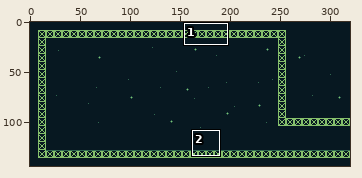
Two versions of one pixel-art file, assets/backgrounds/area00-07.aseprite. The first picture is a wide view before the edit; the outline marks the close-up.
Close-up. As it was:
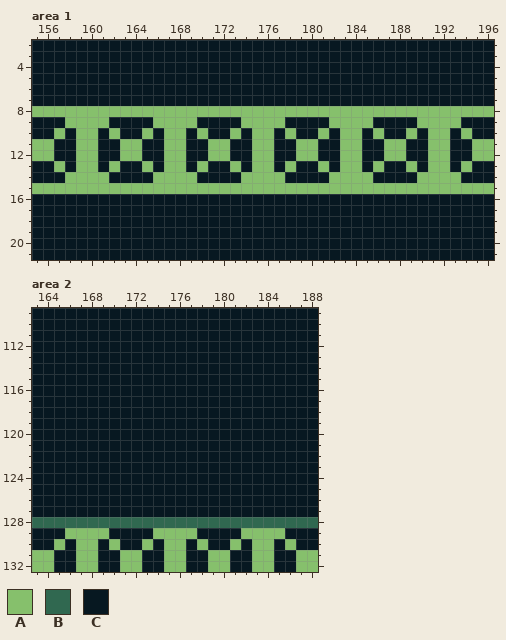
320x144 pixels, 1 frame. Shown: area 1: x 155..196, y 2..21; area 2: x 163..188, y 109..132. The commit also changed other parts of the picture, which this record leaves out.
Visible layers, top first: "platforms", "starz", "bkg".
Palette (. is transparent): A #86c06c  B #306850  C #071821
Pixels before, area 1, first column x 155:
 2 CCCCCCCCCCCCCCCCCCCCCCCCCCCCCCCCCCCCCCCCCC
 3 CCCCCCCCCCCCCCCCCCCCCCCCCCCCCCCCCCCCCCCCCC
 4 CCCCCCCCCCCCCCCCCCCCCCCCCCCCCCCCCCCCCCCCCC
 5 CCCCCCCCCCCCCCCCCCCCCCCCCCCCCCCCCCCCCCCCCC
 6 CCCCCCCCCCCCCCCCCCCCCCCCCCCCCCCCCCCCCCCCCC
 7 CCCCCCCCCCCCCCCCCCCCCCCCCCCCCCCCCCCCCCCCCC
 8 AAAAAAAAAAAAAAAAAAAAAAAAAAAAAAAAAAAAAAAAAA
 9 CCCAAAACCCCAAAACCCCAAAACCCCAAAACCCCAAAACCC
10 CCACAACACCACAACACCACAACACCACAACACCACAACACC
11 AACCAACCAACCAACCAACCAACCAACCAACCAACCAACCAA
12 AACCAACCAACCAACCAACCAACCAACCAACCAACCAACCAA
13 CCACAACACCACAACACCACAACACCACAACACCACAACACC
14 CCCAAAACCCCAAAACCCCAAAACCCCAAAACCCCAAAACCC
15 AAAAAAAAAAAAAAAAAAAAAAAAAAAAAAAAAAAAAAAAAA
16 CCCCCCCCCCCCCCCCCCCCCCCCCCCCCCCCCCCCCCCCCC
17 CCCCCCCCCCCCCCCCCCCCCCCCCCCCCCCCCCCCCCCCCC
18 CCCCCCCCCCCCCCCCCCCCCCCCCCCCCCCCCCCCCCCCCC
19 CCCCCCCCCCCCCCCCCCCCCCCCCCCCCCCCCCCCCCCCCC
20 CCCCCCCCCCCCCCCCCCCCCCCCCCCCCCCCCCCCCCCCCC
21 CCCCCCCCCCCCCCCCCCCCCCCCCCCCCCCCCCCCCCCCCC
Pixels before, area 2, first column x 163:
109 CCCCCCCCCCCCCCCCCCCCCCCCCC
110 CCCCCCCCCCCCCCCCCCCCCCCCCC
111 CCCCCCCCCCCCCCCCCCCCCCCCCC
112 CCCCCCCCCCCCCCCCCCCCCCCCCC
113 CCCCCCCCCCCCCCCCCCCCCCCCCC
114 CCCCCCCCCCCCCCCCCCCCCCCCCC
115 CCCCCCCCCCCCCCCCCCCCCCCCCC
116 CCCCCCCCCCCCCCCCCCCCCCCCCC
117 CCCCCCCCCCCCCCCCCCCCCCCCCC
118 CCCCCCCCCCCCCCCCCCCCCCCCCC
119 CCCCCCCCCCCCCCCCCCCCCCCCCC
120 CCCCCCCCCCCCCCCCCCCCCCCCCC
121 CCCCCCCCCCCCCCCCCCCCCCCCCC
122 CCCCCCCCCCCCCCCCCCCCCCCCCC
123 CCCCCCCCCCCCCCCCCCCCCCCCCC
124 CCCCCCCCCCCCCCCCCCCCCCCCCC
125 CCCCCCCCCCCCCCCCCCCCCCCCCC
126 CCCCCCCCCCCCCCCCCCCCCCCCCC
127 CCCCCCCCCCCCCCCCCCCCCCCCCC
128 BBBBBBBBBBBBBBBBBBBBBBBBBB
129 CCCAAAACCCCAAAACCCCAAAACCC
130 CCACAACACCACAACACCACAACACC
131 AACCAACCAACCAACCAACCAACCAA
132 AACCAACCAACCAACCAACCAACCAA
After:
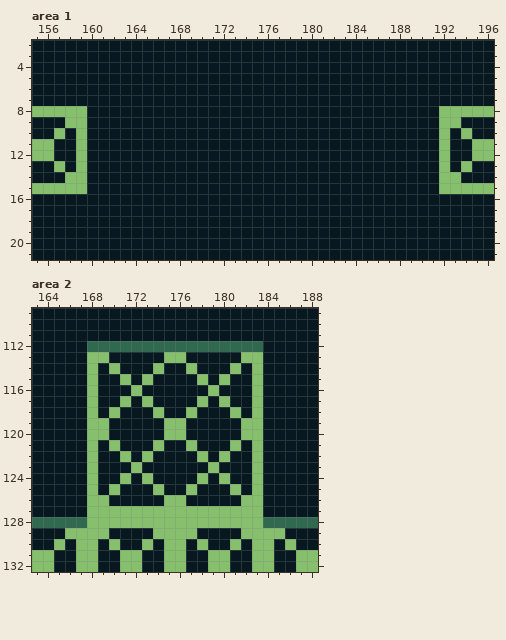
What changed:
Area 1, layer "platforms":
y 8: x 160..191 AAAAAAAAAAAAAAAAAAAAAAAAAAAAAAAA -> CCCCCCCCCCCCCCCCCCCCCCCCCCCCCCCC
y 9: x 160..161 AA -> CC; x 166..169 AAAA -> CCCC; x 174..177 AAAA -> CCCC; x 182..185 AAAA -> CCCC; x 190..191 AA -> CC
y 10: x 160 A -> C; x 162 A -> C; x 165 A -> C; x 167..168 AA -> CC; x 170 A -> C; x 173 A -> C; x 175..176 AA -> CC; x 178 A -> C; x 181 A -> C; x 183..184 AA -> CC; x 186 A -> C; x 189 A -> C; x 191 A -> C
y 11..12: x 160 A -> C; x 163..164 AA -> CC; x 167..168 AA -> CC; x 171..172 AA -> CC; x 175..176 AA -> CC; x 179..180 AA -> CC; x 183..184 AA -> CC; x 187..188 AA -> CC; x 191 A -> C
y 13: x 160 A -> C; x 162 A -> C; x 165 A -> C; x 167..168 AA -> CC; x 170 A -> C; x 173 A -> C; x 175..176 AA -> CC; x 178 A -> C; x 181 A -> C; x 183..184 AA -> CC; x 186 A -> C; x 189 A -> C; x 191 A -> C
y 14: x 160..161 AA -> CC; x 166..169 AAAA -> CCCC; x 174..177 AAAA -> CCCC; x 182..185 AAAA -> CCCC; x 190..191 AA -> CC
y 15: x 160..191 AAAAAAAAAAAAAAAAAAAAAAAAAAAAAAAA -> CCCCCCCCCCCCCCCCCCCCCCCCCCCCCCCC
Area 2, layer "platforms":
y 112: x 168..183 CCCCCCCCCCCCCCCC -> BBBBBBBBBBBBBBBB
y 113: x 168..169 CC -> AA; x 175..176 CC -> AA; x 182..183 CC -> AA
y 114: x 168 C -> A; x 170 C -> A; x 174 C -> A; x 177 C -> A; x 181 C -> A; x 183 C -> A
y 115: x 168 C -> A; x 171 C -> A; x 173 C -> A; x 178 C -> A; x 180 C -> A; x 183 C -> A
y 116: x 168 C -> A; x 172 C -> A; x 179 C -> A; x 183 C -> A
y 117: x 168 C -> A; x 171 C -> A; x 173 C -> A; x 178 C -> A; x 180 C -> A; x 183 C -> A
y 118: x 168 C -> A; x 170 C -> A; x 174 C -> A; x 177 C -> A; x 181 C -> A; x 183 C -> A
y 119..120: x 168..169 CC -> AA; x 175..176 CC -> AA; x 182..183 CC -> AA
y 121: x 168 C -> A; x 170 C -> A; x 174 C -> A; x 177 C -> A; x 181 C -> A; x 183 C -> A
y 122: x 168 C -> A; x 171 C -> A; x 173 C -> A; x 178 C -> A; x 180 C -> A; x 183 C -> A
y 123: x 168 C -> A; x 172 C -> A; x 179 C -> A; x 183 C -> A
y 124: x 168 C -> A; x 171 C -> A; x 173 C -> A; x 178 C -> A; x 180 C -> A; x 183 C -> A
y 125: x 168 C -> A; x 170 C -> A; x 174 C -> A; x 177 C -> A; x 181 C -> A; x 183 C -> A
y 126: x 168..169 CC -> AA; x 175..176 CC -> AA; x 182..183 CC -> AA
y 127: x 168..183 CCCCCCCCCCCCCCCC -> AAAAAAAAAAAAAAAA
y 128: x 168..183 BBBBBBBBBBBBBBBB -> AAAAAAAAAAAAAAAA
